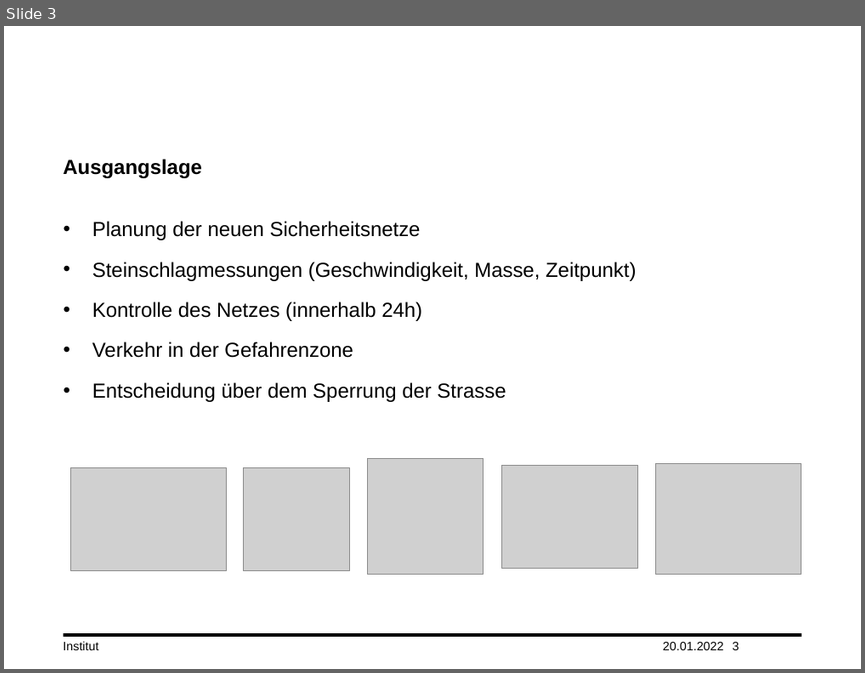
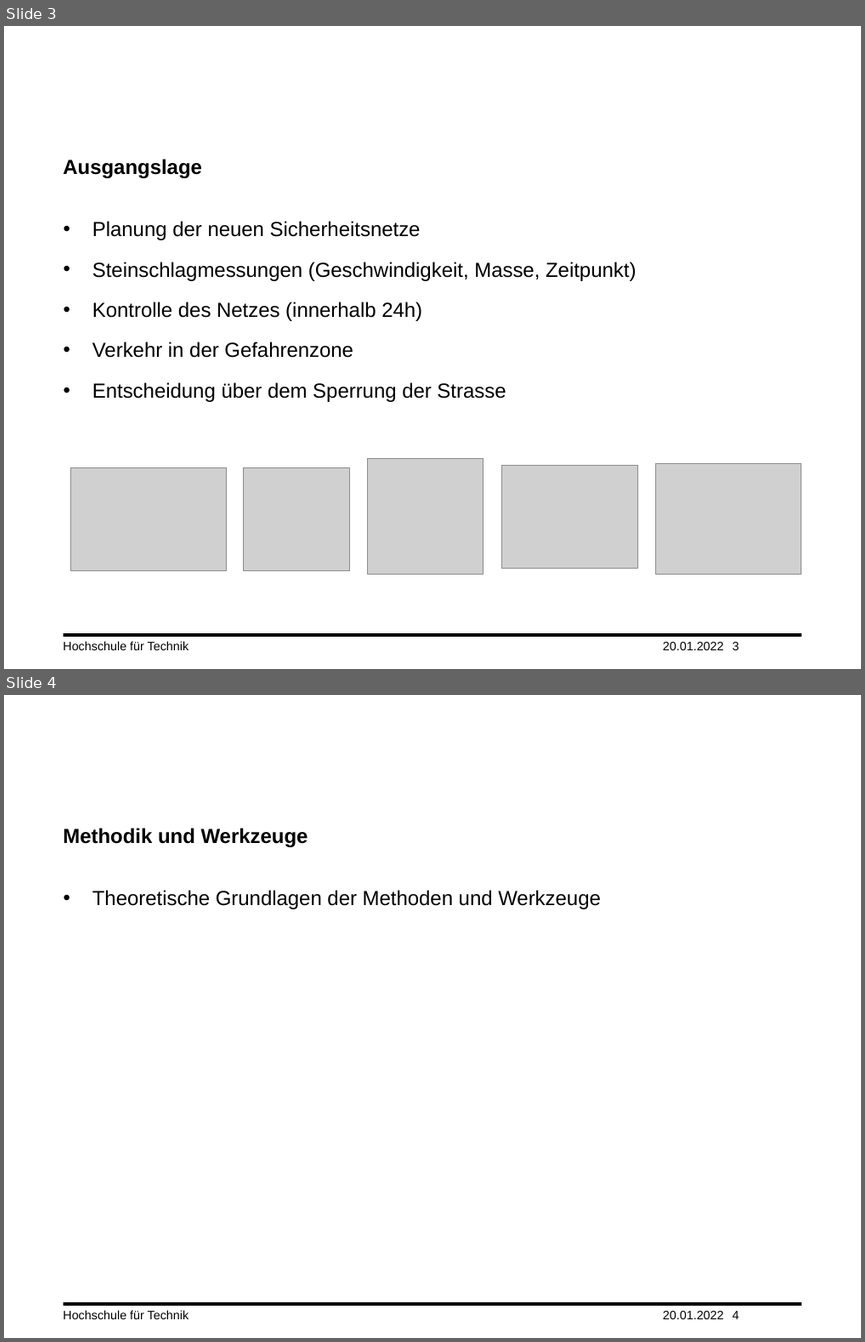
Before and after one commit to tmandelz/Steinschlag-Wahrscheinlichkeit, a slide deck: Präsentation/Vorgehen.pptx. Shown one above the other, each under a label of ours: slide 3 before the commit, slides 3 and 4 after it. The pictures are 865x673 and 865x1342 pixels, drawn with LibreOffice and Linux fonts; fonts in the diff are those of the drawing; grey boxes stand for pictures; background and template pictures are left out. Boxes give left, top, right and bottom in pixels: in the first picture for what was removed or moved away, otherwise in the second. Text is boxed around its words. In the diff, an @@ line names an element or a change of style, - is before the commit and + after.

```diff
--- a/Präsentation/Vorgehen.pptx
+++ b/Präsentation/Vorgehen.pptx
@@ slide 4 added at (x1=4, y1=695, x2=861, y2=1338), background #FFFFFF; not listed: 1 template element that a slide beside it also shows @@
@@ title added at (x1=63, y1=828, x2=308, y2=847), 18.9 pt, text #000000, bold @@
+Methodik und Werkzeuge
@@ text added at (x1=92, y1=890, x2=601, y2=909), 18.9 pt, text #000000 @@
+• Theoretische Grundlagen der Methoden und Werkzeuge
@@ text added at (x1=63, y1=1310, x2=189, y2=1319), 11.3 pt, text #000000 @@
+Hochschule für Technik
@@ text added at (x1=663, y1=1310, x2=724, y2=1319), 11.3 pt, text #000000 @@
+20.01.2022
@@ page number added at (x1=732, y1=1310, x2=739, y2=1319), 11.3 pt, text #000000 @@
+4
@@ slide 3 changed as well @@
@@ text at (x1=63, y1=641, x2=189, y2=650): text changed @@
-Institut
+Hochschule für Technik
```
Also in this commit, not shown: 3 other slides changed, 6 other slides added, 1 slide removed.
